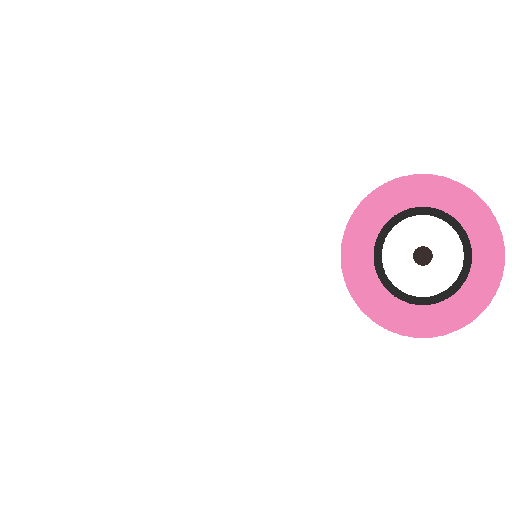
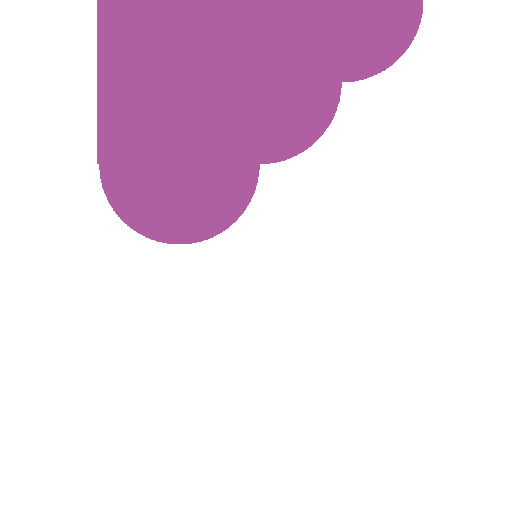
Two versions of the same layered image (512×512). Layer-by-layer changes:
added layer "flügel" above "Body" over [97, 0, 423, 244]
hid group "Head" (1st of 2) (17 layers) over [106, 174, 505, 338]
moved "auge01" into group "Eye" over [413, 246, 433, 266]
moved "auge02" into group "Eye" over [382, 215, 464, 297]
moved "auge03" into group "Eye" over [374, 207, 472, 305]
moved "Head" (2nd of 2, in "Head" › "Eye") into group "Eye" over [341, 174, 505, 338]
